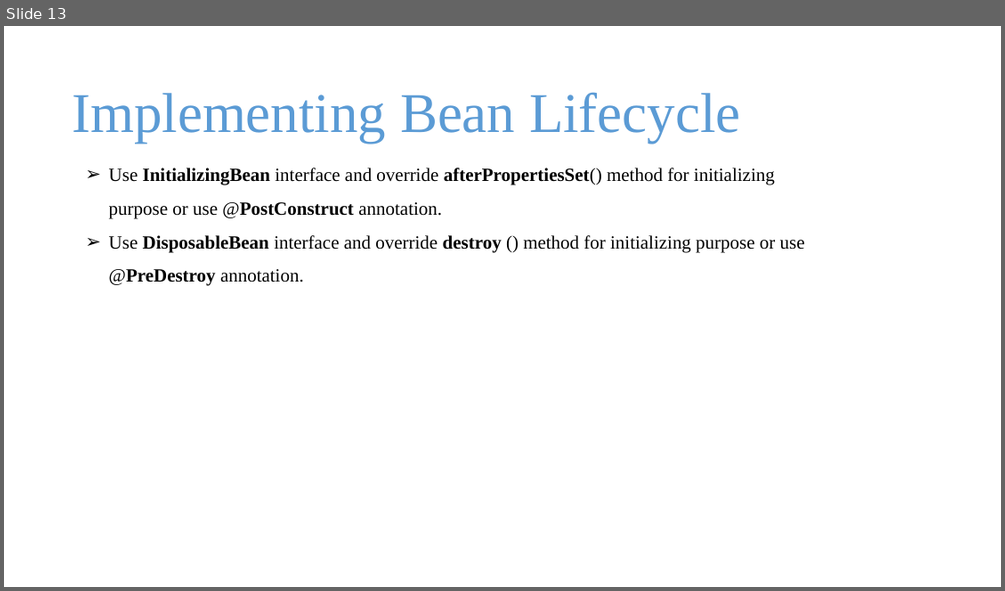
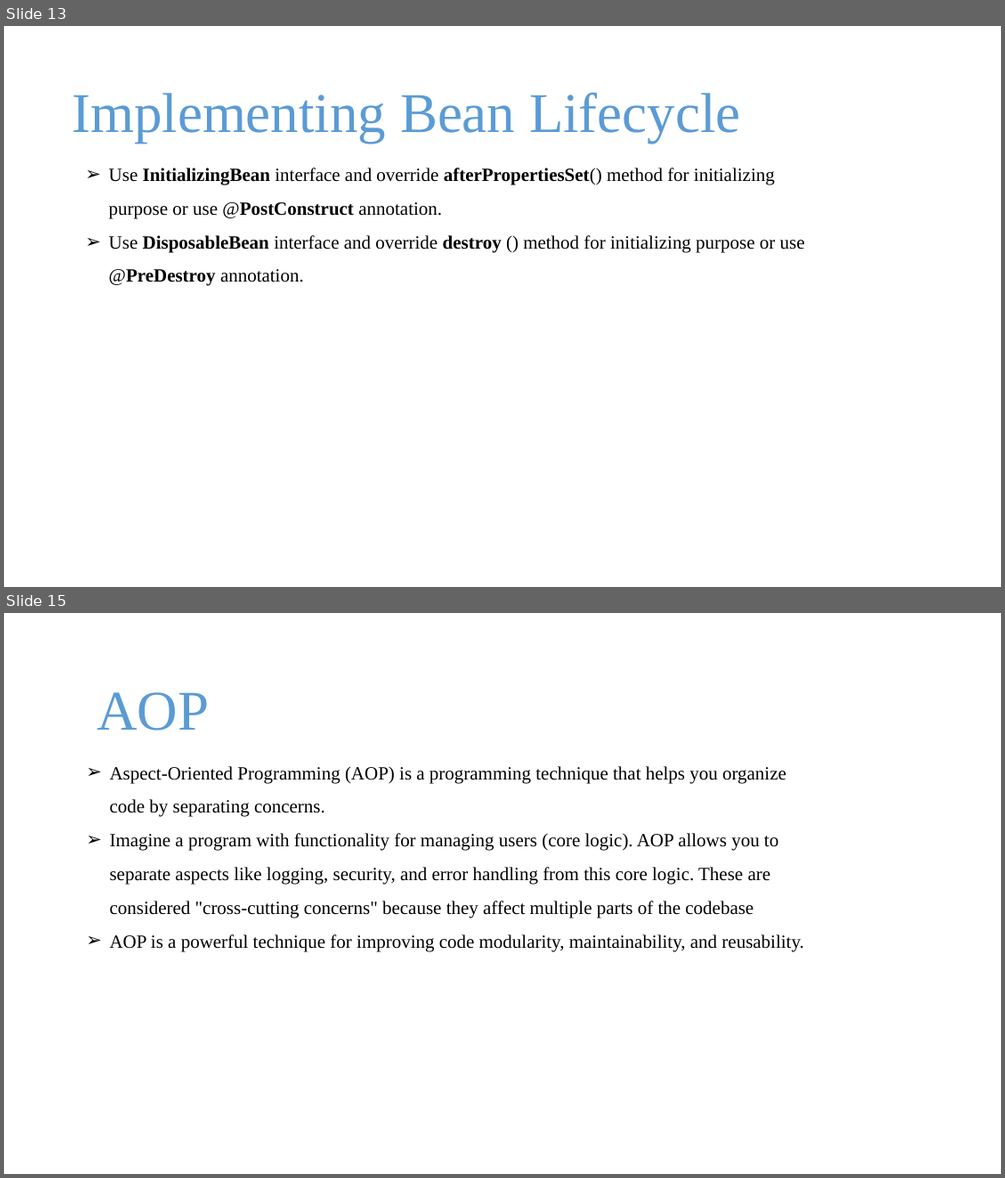
Before and after one commit to batchlcwd/spring-boot-microservices-batch2402, a slide deck: 2_spring and spring boot.pptx. Shown one above the other, each under a label of ours: slide 13 before the commit, slides 13 and 15 after it; the slides between them are not shown. The pictures are 1005x591 and 1005x1178 pixels, drawn with LibreOffice and Linux fonts; fonts in the diff are those of the drawing; background and template pictures are left out. Boxes give left, top, right and bottom in pixels: in the first picture for what was removed or moved away, otherwise in the second. Text is boxed around its words. In the diff, an @@ line names an element or a change of style, - is before the commit and + after.

```diff
--- a/2_spring and spring boot.pptx
+++ b/2_spring and spring boot.pptx
@@ slide 15 added at (x1=4, y1=613, x2=1001, y2=1174), background picture (left out) @@
@@ text added at (x1=97, y1=692, x2=209, y2=730), 54 pt, text gradient #1F4E79 to #5B9BD5 to #9DC3E6 @@
+AOP
@@ text added at (x1=110, y1=766, x2=803, y2=951), 18 pt, text #000000 @@
+➢ Aspect-Oriented Programming (AOP) is a programming technique that helps you organize code by separating concerns.
+➢ Imagine a program with functionality for managing users (core logic). AOP allows you to separate aspects like logging, security, and error handling from this core logic. These are considered "cross-cutting concerns" because they affect multiple parts of the codebase
+➢ AOP is a powerful technique for improving code modularity, maintainability, and reusability.
```
Also in this commit, not shown: 4 other slides added, 22 other files.
